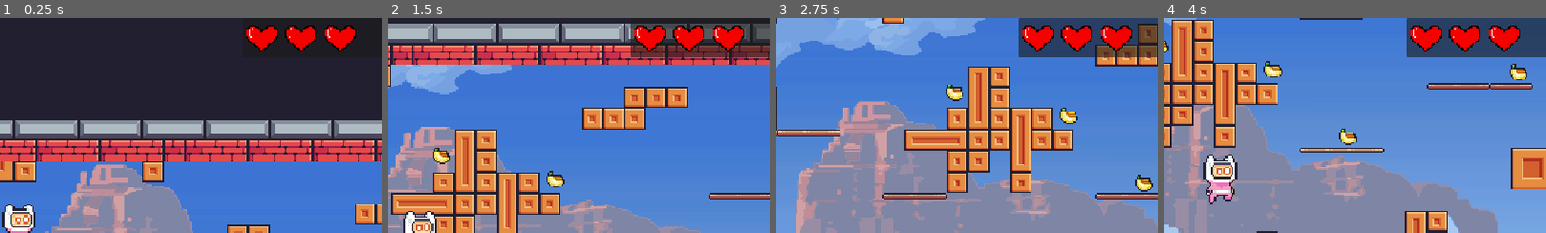
Above: before the commit, frames 1-4 (left to right).
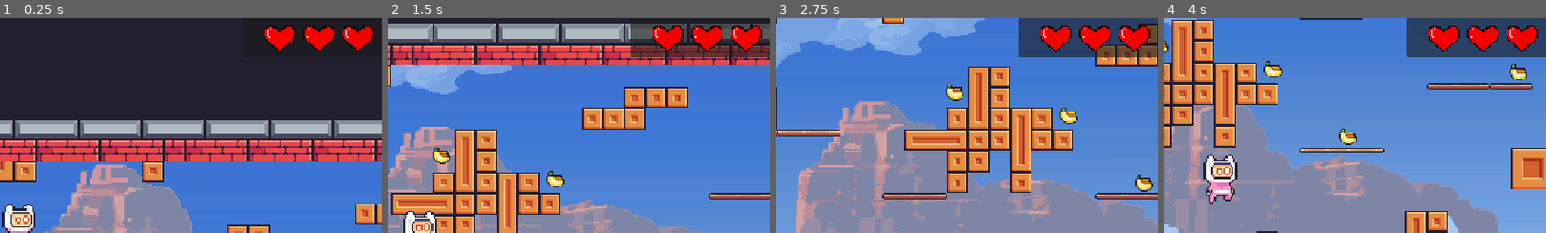
Above: after the commit, the same moments.

Repository: NishthaSharma-22/banana-jam
Game: Godot game, scene res://scenes/main2.tscn
Two runs of this game, one before a commit and one after it. Both use one fixed random seed, a clock stepped at 60 frames per second and the inputs below. This scene is started directly instead of the project's main scene.
Inputs:
- Up to frame 1 (0.25 s): no input
- Up to frame 2 (1.5 s): tap Enter at 0.5 s; hold Right (right) from 0.53 s (still down); tap W (jump) at 0.6, 0.77, 1.07, 1.35 s
- Up to frame 3 (2.75 s): tap W (jump) at 1.52, 1.82, 2.1 s; release Right (right) at 2.03 s; hold Left (left) from 2.03 s (still down)
- Up to frame 4 (4 s): release Left (left) at 2.78 s; hold Right (right) from 2.78 s (still down); tap W (jump) at 2.85, 3.02, 3.32, 3.6, 3.77 s
The pictures show only the part of the screen within x 48-98%, y 0-50%; the shares and areas given below are measured in that part.

The runs differ from the first frame. In frame 1, 2.4% of the frame differs, in the area x 64-98%, y 3-16%; in frame 2, 2.4%; in frame 3, 2.4%; in frame 4, 2.4%.

Commit message:
added sound effects

Diff:
--- a/game_manager.gd
+++ b/game_manager.gd
@@ -1,6 +1,10 @@
 extends Node
 @onready var points_label: Label = %PointsLabel
 @export var hearts : Array[Node]
+@onready var losing_sound: AudioStreamPlayer2D = $"../LosingSound"
+@onready var restart_msg: Label = $RestartMsg
+@onready var banana_gain: AudioStreamPlayer2D = $"../BananaGain"
+
 var points = 0
 var lives = 3
 
@@ -13,9 +17,12 @@
 		else:
 			hearts[i].hide()
 	if (lives==0):
+		losing_sound.play()
+		await get_tree().create_timer(1.2).timeout
 		get_tree().reload_current_scene()
 
 func add_points():
 	points+=1
 	print(points)
 	points_label.text = "Points: " + str(points)
+	banana_gain.play()
--- a/project.godot
+++ b/project.godot
@@ -44,6 +44,8 @@
 jump={
 "deadzone": 0.2,
 "events": [Object(InputEventKey,"resource_local_to_scene":false,"resource_name":"","device":0,"window_id":0,"alt_presse …(189 unchanged characters)…
+, Object(InputEventKey,"resource_local_to_scene":false,"resource_name":"","device":0,"window_id":0,"alt_pressed":false,"shift_pressed":false,"ctrl_pressed":false,"meta_pressed":false,"pressed":false,"keycode":0,"physical_keycode":4194320,"key_label":0,"unicode":0,"location":0,"echo":false,"script":null)
+, Object(InputEventKey,"resource_local_to_scene":false,"resource_name":"","device":0,"window_id":0,"alt_pressed":false,"shift_pressed":false,"ctrl_pressed":false,"meta_pressed":false,"pressed":false,"keycode":0,"physical_keycode":32,"key_label":0,"unicode":0,"location":0,"echo":false,"script":null)
 ]
 }
 
--- a/scenes/bg_music.tscn
+++ b/scenes/bg_music.tscn
@@ -1,7 +1,8 @@
 [gd_scene load_steps=2 format=3 uid="uid://tmykptwtl1cc"]
 
-[ext_resource type="AudioStream" uid="uid://ccvnteqv7ktg8" path="res://assets/music/bg_music.mp3" id="1_f6gl3"]
+[ext_resource type="AudioStream" uid="uid://cjutjwwmxafpr" path="res://assets/music/level-iv-339695.mp3" id="1_f6gl3"]
 
 [node name="AudioStreamPlayer2D" type="AudioStreamPlayer2D"]
 stream = ExtResource("1_f6gl3")
+volume_db = -12.876
 autoplay = true
--- a/scenes/collectable.tscn
+++ b/scenes/collectable.tscn
@@ -1,7 +1,7 @@
 [gd_scene load_steps=22 format=3 uid="uid://dgl52ai1or2ul"]
 
 [ext_resource type="Script" uid="uid://cs2qcott62y8h" path="res://scenes/collectable.gd" id="1_llfh3"]
-[ext_resource type="Texture2D" uid="uid://dqbb07c2iec8d" path="res://assets/Bananas.png" id="1_ti8a4"]
+[ext_resource type="Texture2D" uid="uid://dqbb07c2iec8d" path="res://assets/images/Bananas.png" id="1_ti8a4"]
 
 [sub_resource type="AtlasTexture" id="AtlasTexture_7mycd"]
 atlas = ExtResource("1_ti8a4")
--- a/scenes/end.gd
+++ b/scenes/end.gd
@@ -1,7 +1,10 @@
 extends Area2D
+@onready var audio_stream_player_2d: AudioStreamPlayer2D = $AudioStreamPlayer2D
 
 
 @export var target_level: PackedScene
 func _on_body_entered(body: Node2D) -> void:
 	if (body.name=="CharacterBody2D"):
+		audio_stream_player_2d.play()
+		await get_tree().create_timer(1.7).timeout
 		get_tree().change_scene_to_packed(target_level)
--- a/scenes/end.tscn
+++ b/scenes/end.tscn
@@ -1,7 +1,8 @@
-[gd_scene load_steps=4 format=3 uid="uid://bt42rn5y0qujl"]
+[gd_scene load_steps=5 format=3 uid="uid://bt42rn5y0qujl"]
 
 [ext_resource type="Script" uid="uid://c0aj32fkwqv8o" path="res://scenes/end.gd" id="1_3d26k"]
-[ext_resource type="Texture2D" uid="uid://br6mledt6bkp" path="res://assets/End (Idle).png" id="1_mwn6m"]
+[ext_resource type="Texture2D" uid="uid://br6mledt6bkp" path="res://assets/images/End (Idle).png" id="1_mwn6m"]
+[ext_resource type="AudioStream" uid="uid://c4jgeyekplopr" path="res://assets/music/mixkit-completion-of-a-level-2063.wav" id="3_p7m4f"]
 
 [sub_resource type="RectangleShape2D" id="RectangleShape2D_5vw27"]
 size = Vector2(72, 76)
@@ -19,4 +20,23 @@
 position = Vector2(24, 47)
 shape = SubResource("RectangleShape2D_5vw27")
 
+[node name="restartLayer" type="CanvasLayer" parent="."]
+
+[node name="restartMsg" type="Label" parent="restartLayer"]
+anchors_preset = 8
+anchor_left = 0.5
+anchor_top = 0.5
+anchor_right = 0.5
+anchor_bottom = 0.5
+offset_left = -216.0
+offset_top = -54.0
+offset_right = 216.0
+offset_bottom = 54.0
+grow_horizontal = 2
+grow_vertical = 2
+theme_override_font_sizes/font_size = 30
+
+[node name="AudioStreamPlayer2D" type="AudioStreamPlayer2D" parent="."]
+stream = ExtResource("3_p7m4f")
+
 [connection signal="body_entered" from="." to="." method="_on_body_entered"]
--- a/scenes/main.tscn
+++ b/scenes/main.tscn
@@ -1,20 +1,22 @@
-[gd_scene load_steps=20 format=4 uid="uid://c7yeli8sn4m47"]
+[gd_scene load_steps=22 format=4 uid="uid://c7yeli8sn4m47"]
 
 [ext_resource type="Texture2D" uid="uid://dxa85dnvsa64n" path="res://assets/demon-layers/parallax-demon-woods-bg.png" id="1_a8y0u"]
-[ext_resource type="Texture2D" uid="uid://dvin17onu4kl6" path="res://assets/Pink.png" id="1_o6xl0"]
+[ext_resource type="Texture2D" uid="uid://dvin17onu4kl6" path="res://assets/images/Pink.png" id="1_o6xl0"]
 [ext_resource type="Texture2D" uid="uid://b48yu7tsppx5a" path="res://assets/demon-layers/parallax-demon-woods-far-trees.png" id="2_jkv2x"]
-[ext_resource type="Texture2D" uid="uid://bosyqun8uxi4k" path="res://assets/Terrain (16x16).png" id="2_tipki"]
+[ext_resource type="Texture2D" uid="uid://bosyqun8uxi4k" path="res://assets/images/Terrain (16x16).png" id="2_tipki"]
 [ext_resource type="PackedScene" uid="uid://cm6vxdkvb54v" path="res://scenes/main_character.tscn" id="3_85g3d"]
 [ext_resource type="Texture2D" uid="uid://b350btcv5fm3d" path="res://assets/demon-layers/parallax-demon-woods-close-trees.png" id="3_jbj1t"]
 [ext_resource type="Script" uid="uid://dg275g48ssydg" path="res://scenes/main_character.gd" id="4_choun"]
 [ext_resource type="PackedScene" uid="uid://dgl52ai1or2ul" path="res://scenes/collectable.tscn" id="5_ya4ey"]
-[ext_resource type="Texture2D" uid="uid://cehdedvf7723h" path="res://assets/branches.png" id="6_a8y0u"]
+[ext_resource type="Texture2D" uid="uid://cehdedvf7723h" path="res://assets/images/branches.png" id="6_a8y0u"]
 [ext_resource type="PackedScene" uid="uid://bt42rn5y0qujl" path="res://scenes/end.tscn" id="6_eb6dy"]
 [ext_resource type="Script" uid="uid://cnqf5kw8y3ncq" path="res://game_manager.gd" id="7_trceg"]
 [ext_resource type="PackedScene" uid="uid://cq55l74risjf" path="res://scenes/rocks.tscn" id="8_choun"]
 [ext_resource type="PackedScene" uid="uid://dndn53rr6gkd5" path="res://scenes/main2.tscn" id="11_a8y0u"]
-[ext_resource type="Texture2D" uid="uid://dpqcjacyq25ud" path="res://assets/lives-heart.png" id="13_trceg"]
+[ext_resource type="Texture2D" uid="uid://dpqcjacyq25ud" path="res://assets/images/lives-heart.png" id="13_trceg"]
 [ext_resource type="FontFile" uid="uid://bomvshgygm3v" path="res://assets/fonts/Toasty Milk.ttf" id="14_jkv2x"]
+[ext_resource type="AudioStream" uid="uid://be0upv3jigekx" path="res://assets/music/lose.wav" id="16_jbj1t"]
+[ext_resource type="AudioStream" uid="uid://baebs2h5dtxyc" path="res://assets/music/coin_2-89099.mp3" id="17_muem4"]
 
 [sub_resource type="TileSetAtlasSource" id="TileSetAtlasSource_lquwl"]
 texture = ExtResource("2_tipki")
@@ -561,3 +563,11 @@
 layout_mode = 2
 texture = ExtResource("13_trceg")
 expand_mode = 2
+
+[node name="LosingSound" type="AudioStreamPlayer2D" parent="."]
+stream = ExtResource("16_jbj1t")
+volume_db = 10.895
+
+[node name="BananaGain" type="AudioStreamPlayer2D" parent="."]
+stream = ExtResource("17_muem4")
+volume_db = -2.972
--- a/scenes/main2.tscn
+++ b/scenes/main2.tscn
@@ -1,7 +1,7 @@
-[gd_scene load_steps=16 format=4 uid="uid://dndn53rr6gkd5"]
+[gd_scene load_steps=18 format=4 uid="uid://dndn53rr6gkd5"]
 
 [ext_resource type="Texture2D" uid="uid://d1a2ukxs5s71w" path="res://assets/desert/desert_sky.png" id="1_f31b2"]
-[ext_resource type="Texture2D" uid="uid://bosyqun8uxi4k" path="res://assets/Terrain (16x16).png" id="2_0rof8"]
+[ext_resource type="Texture2D" uid="uid://bosyqun8uxi4k" path="res://assets/images/Terrain (16x16).png" id="2_0rof8"]
 [ext_resource type="Texture2D" uid="uid://dimesw8avfsxr" path="res://assets/desert/desert_mountain.png" id="2_lhxgd"]
 [ext_resource type="Texture2D" uid="uid://bhlv7sqkhyqm7" path="res://assets/desert/desert_cloud.png" id="3_r8a5h"]
 [ext_resource type="PackedScene" uid="uid://cm6vxdkvb54v" path="res://scenes/main_character.tscn" id="3_w8cd7"]
@@ -9,9 +9,11 @@
 [ext_resource type="PackedScene" uid="uid://dgl52ai1or2ul" path="res://scenes/collectable.tscn" id="5_hi5em"]
 [ext_resource type="PackedScene" uid="uid://bt42rn5y0qujl" path="res://scenes/end.tscn" id="6_bbj40"]
 [ext_resource type="Script" uid="uid://cnqf5kw8y3ncq" path="res://game_manager.gd" id="7_4fcfw"]
-[ext_resource type="Texture2D" uid="uid://dpqcjacyq25ud" path="res://assets/lives-heart.png" id="9_kxs5y"]
+[ext_resource type="Texture2D" uid="uid://dpqcjacyq25ud" path="res://assets/images/lives-heart.png" id="9_kxs5y"]
 [ext_resource type="PackedScene" uid="uid://c1voxt3r51q5v" path="res://scenes/you_won.tscn" id="9_lhxgd"]
 [ext_resource type="FontFile" uid="uid://bomvshgygm3v" path="res://assets/fonts/Toasty Milk.ttf" id="11_lhxgd"]
+[ext_resource type="AudioStream" uid="uid://be0upv3jigekx" path="res://assets/music/lose.wav" id="13_r8a5h"]
+[ext_resource type="AudioStream" uid="uid://baebs2h5dtxyc" path="res://assets/music/coin_2-89099.mp3" id="14_pmkxm"]
 
 [sub_resource type="TileSetAtlasSource" id="TileSetAtlasSource_lquwl"]
 texture = ExtResource("2_0rof8")
@@ -481,6 +483,7 @@
 offset_bottom = 27.5
 grow_horizontal = 2
 grow_vertical = 2
+alignment = 1
 
 [node name="Heart" type="TextureRect" parent="UI/Panel2/HBoxContainer"]
 layout_mode = 2
@@ -496,3 +499,10 @@
 layout_mode = 2
 texture = ExtResource("9_kxs5y")
 expand_mode = 2
+
+[node name="LosingSound" type="AudioStreamPlayer2D" parent="."]
+stream = ExtResource("13_r8a5h")
+
+[node name="BananaGain" type="AudioStreamPlayer2D" parent="."]
+stream = ExtResource("14_pmkxm")
+volume_db = -3.962
--- a/scenes/main_character.gd
+++ b/scenes/main_character.gd
@@ -4,6 +4,7 @@
 const SPEED = 400.0
 const JUMP_VELOCITY = -900.0
 @onready var sprite_2d: AnimatedSprite2D = $Sprite2D
+@onready var jump_sound_effect: AudioStreamPlayer2D = $Jump_sound_effect
 
 func jump_side(x):
 	velocity.y = JUMP_VELOCITY
@@ -22,6 +23,7 @@
 	# Handle jump.
 	if Input.is_action_just_pressed("jump") and is_on_floor():
 		velocity.y = JUMP_VELOCITY
+		jump_sound_effect.play()
 
 	# Get the input direction and handle the movement/deceleration.
 	# As good practice, you should replace UI actions with custom gameplay actions.
--- a/scenes/main_character.tscn
+++ b/scenes/main_character.tscn
@@ -1,8 +1,9 @@
-[gd_scene load_steps=30 format=3 uid="uid://cm6vxdkvb54v"]
-
-[ext_resource type="Texture2D" uid="uid://bwc8upvko6cej" path="res://assets/Jump (32x32).png" id="1_nrcqd"]
-[ext_resource type="Texture2D" uid="uid://jg0mjfqsmm75" path="res://assets/Idle (32x32).png" id="1_tqm6u"]
-[ext_resource type="Texture2D" uid="uid://b4yvnvnmpf0ht" path="res://assets/Run (32x32).png" id="3_e6tc2"]
+[gd_scene load_steps=31 format=3 uid="uid://cm6vxdkvb54v"]
+
+[ext_resource type="Texture2D" uid="uid://bwc8upvko6cej" path="res://assets/images/Jump (32x32).png" id="1_nrcqd"]
+[ext_resource type="Texture2D" uid="uid://jg0mjfqsmm75" path="res://assets/images/Idle (32x32).png" id="1_tqm6u"]
+[ext_resource type="Texture2D" uid="uid://b4yvnvnmpf0ht" path="res://assets/images/Run (32x32).png" id="3_e6tc2"]
+[ext_resource type="AudioStream" uid="uid://bmryc8exrvum8" path="res://assets/music/vg-jump.wav" id="4_e6tc2"]
 
 [sub_resource type="AtlasTexture" id="AtlasTexture_k0aba"]
 atlas = ExtResource("1_tqm6u")
@@ -208,3 +209,7 @@
 [node name="CollisionShape2D" type="CollisionShape2D" parent="."]
 position = Vector2(43.75, 54)
 shape = SubResource("CapsuleShape2D_tqm6u")
+
+[node name="Jump_sound_effect" type="AudioStreamPlayer2D" parent="."]
+stream = ExtResource("4_e6tc2")
+volume_db = -13.867
--- a/scenes/main_menu.gd
+++ b/scenes/main_menu.gd
@@ -1,9 +1,9 @@
 extends Node
-
 
 func _on_main_pressed() -> void:
 	get_tree().change_scene_to_file("res://scenes/main.tscn")
 
 
+
 func _on_main_2_pressed() -> void:
 	get_tree().change_scene_to_file("res://scenes/you_won.tscn")
--- a/scenes/main_menu.tscn
+++ b/scenes/main_menu.tscn
@@ -3,7 +3,7 @@
 [ext_resource type="Script" uid="uid://bjgqrafp3kavs" path="res://scenes/main_menu.gd" id="1_bqqt6"]
 [ext_resource type="Texture2D" uid="uid://dxa85dnvsa64n" path="res://assets/demon-layers/parallax-demon-woods-bg.png" id="2_wu84c"]
 [ext_resource type="Texture2D" uid="uid://bmtd2jk0oc3si" path="res://assets/demon-layers/parallax-demon-woods-mid-trees.png" id="3_8ln24"]
-[ext_resource type="Texture2D" uid="uid://dwusgjxokx0xk" path="res://assets/main-menu-logo.png" id="3_bqqt6"]
+[ext_resource type="Texture2D" uid="uid://dwusgjxokx0xk" path="res://assets/images/main-menu-logo.png" id="3_bqqt6"]
 [ext_resource type="FontFile" uid="uid://bomvshgygm3v" path="res://assets/fonts/Toasty Milk.ttf" id="5_8ln24"]
 
 [sub_resource type="FontVariation" id="FontVariation_rtw2f"]
@@ -29,6 +29,7 @@
 expand_mode = 2
 
 [node name="TextureRect" type="TextureRect" parent="."]
+texture_filter = 2
 anchors_preset = 8
 anchor_left = 0.5
 anchor_top = 0.5
--- a/scenes/rocks.gd
+++ b/scenes/rocks.gd
@@ -1,6 +1,8 @@
 extends RigidBody2D
 
 @onready var game_manager: Node = %GameManager
+@onready var audio_stream_player_2d: AudioStreamPlayer2D = $AudioStreamPlayer2D
+@onready var label: Label = $CanvasLayer/Label
 
 # Called when the node enters the scene tree for the first time.
 func _ready() -> void:
@@ -14,7 +16,7 @@
 
 func _on_area_2d_body_entered(body: Node2D) -> void:
 	if (body.name== "CharacterBody2D"):
-
+		audio_stream_player_2d.play()
 		var y_value_measure = position.y-body.position.y
 		var x_value_measure = body.position.x - position.x
 		print(y_value_measure)
--- a/scenes/rocks.tscn
+++ b/scenes/rocks.tscn
@@ -1,7 +1,8 @@
-[gd_scene load_steps=21 format=3 uid="uid://cq55l74risjf"]
+[gd_scene load_steps=22 format=3 uid="uid://cq55l74risjf"]
 
 [ext_resource type="Script" uid="uid://bkta8ohxillb5" path="res://scenes/rocks.gd" id="1_f73mp"]
-[ext_resource type="Texture2D" uid="uid://cs6rjyk1dyfva" path="res://assets/Rock1_Idle (38x34).png" id="1_ooke6"]
+[ext_resource type="Texture2D" uid="uid://cs6rjyk1dyfva" path="res://assets/images/Rock1_Idle (38x34).png" id="1_ooke6"]
+[ext_resource type="AudioStream" uid="uid://cguiwfc50f36x" path="res://assets/music/mixkit-losing-bleeps-2026.wav" id="3_njeqb"]
 
 [sub_resource type="AtlasTexture" id="AtlasTexture_ya4ey"]
 atlas = ExtResource("1_ooke6")
@@ -149,4 +150,23 @@
 shape = SubResource("RectangleShape2D_njeqb")
 script = SubResource("GDScript_njeqb")
 
+[node name="AudioStreamPlayer2D" type="AudioStreamPlayer2D" parent="."]
+stream = ExtResource("3_njeqb")
+volume_db = -8.914
+
+[node name="CanvasLayer" type="CanvasLayer" parent="."]
+
+[node name="Label" type="Label" parent="CanvasLayer"]
+anchors_preset = 8
+anchor_left = 0.5
+anchor_top = 0.5
+anchor_right = 0.5
+anchor_bottom = 0.5
+offset_left = -175.5
+offset_top = -62.0
+offset_right = 175.5
+offset_bottom = 62.0
+grow_horizontal = 2
+grow_vertical = 2
+
 [connection signal="body_entered" from="Area2D" to="." method="_on_area_2d_body_entered"]
--- a/scenes/you_won.tscn
+++ b/scenes/you_won.tscn
@@ -3,7 +3,7 @@
 [ext_resource type="Script" uid="uid://bjgqrafp3kavs" path="res://scenes/main_menu.gd" id="1_fufq8"]
 [ext_resource type="Texture2D" uid="uid://dxa85dnvsa64n" path="res://assets/demon-layers/parallax-demon-woods-bg.png" id="2_cfpfi"]
 [ext_resource type="Texture2D" uid="uid://bmtd2jk0oc3si" path="res://assets/demon-layers/parallax-demon-woods-mid-trees.png" id="3_tgsk8"]
-[ext_resource type="Texture2D" uid="uid://dwusgjxokx0xk" path="res://assets/main-menu-logo.png" id="4_80m04"]
+[ext_resource type="Texture2D" uid="uid://dwusgjxokx0xk" path="res://assets/images/main-menu-logo.png" id="4_80m04"]
 [ext_resource type="FontFile" uid="uid://bomvshgygm3v" path="res://assets/fonts/Toasty Milk.ttf" id="5_3f8g8"]
 
 [sub_resource type="FontVariation" id="FontVariation_rtw2f"]
Not shown, removed: assets/Bananas.png.import
Not shown, removed: assets/Blue.png.import
Not shown, removed: assets/End (Idle).png.import
Not shown, removed: assets/Idle (32x32).png.import
Not shown, removed: assets/Jump (32x32).png.import
Not shown, removed: assets/Pink.png.import
Not shown, removed: assets/Rock1_Idle (38x34).png.import
Not shown, removed: assets/Run (32x32).png.import
Not shown, removed: assets/Terrain (16x16).png.import
Not shown, removed: assets/Yellow.png.import
Not shown, removed: assets/bg-coolfonts.png.import
Not shown, removed: assets/bg-edited.png.import
(and 78 more such lines)
